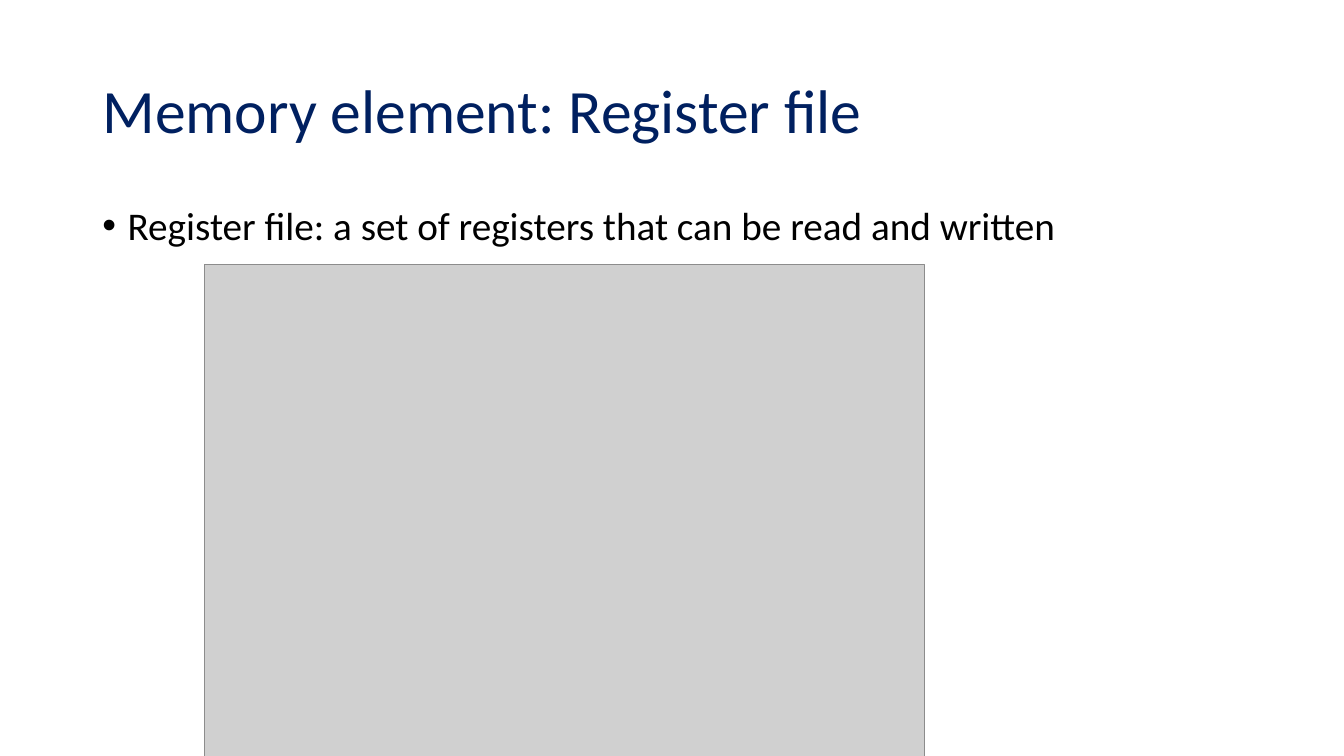
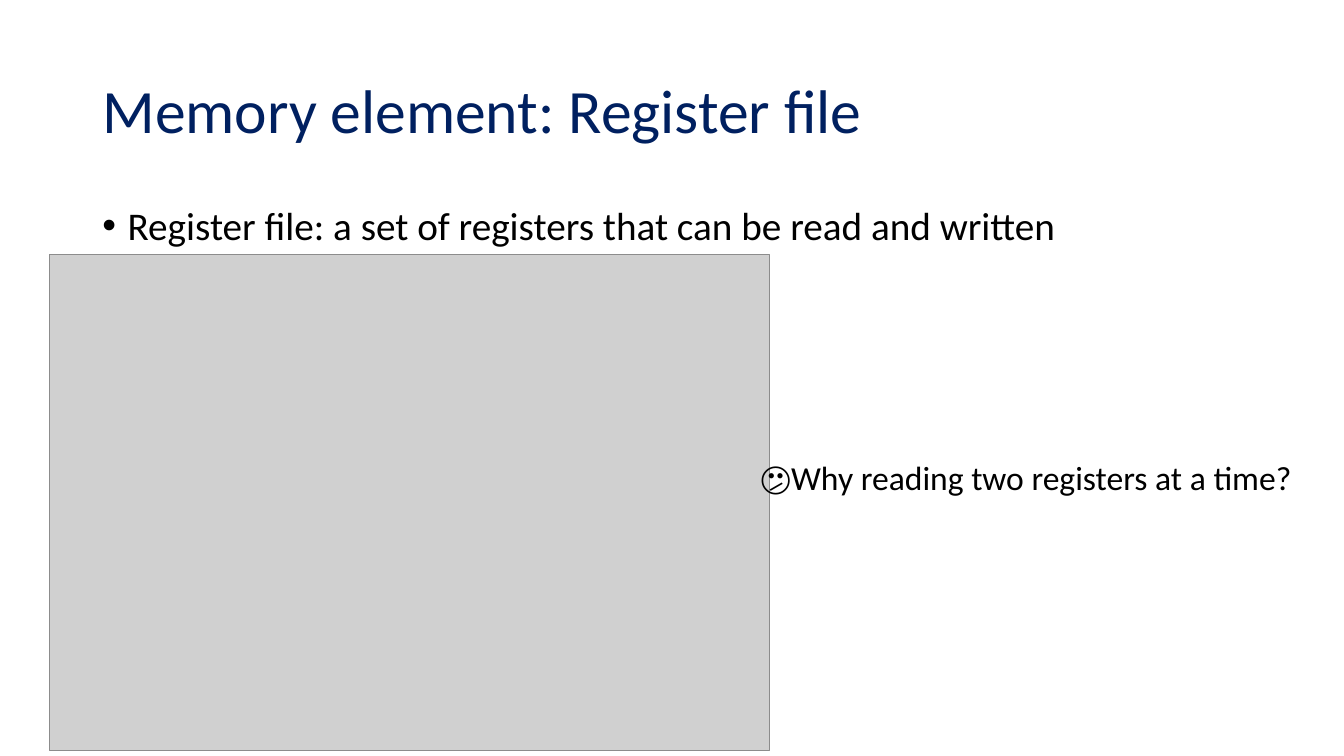
Before and after one commit to NYU-CSO/nyu-cso.github.io, a slide deck: slide 29 of notes/arch-seq.pptx (slide 16 before the commit). Drawn at 1344x756 pixels with LibreOffice and Linux fonts; fonts in the diff are those of the drawing; grey boxes stand for pictures. Boxes give left, top, right and bottom in pixels: in the first picture for what was removed or moved away, otherwise in the second. Text is boxed around its words. In the diff, an @@ line names an element or a change of style, - is before the commit and + after.

```diff
--- a/notes/arch-seq.pptx
+++ b/notes/arch-seq.pptx
@@ picture: place and size @@
-picture at [205, 264, 925, 756]
+picture at [49, 255, 769, 751]
@@ text added at [791, 466, 1292, 496], 24 pt, text #000000 @@
+😕Why reading two registers at a time?
```
Also in this commit, not shown: 17 other slides changed, 7 slides added, 1 slide removed, 1 other file.
